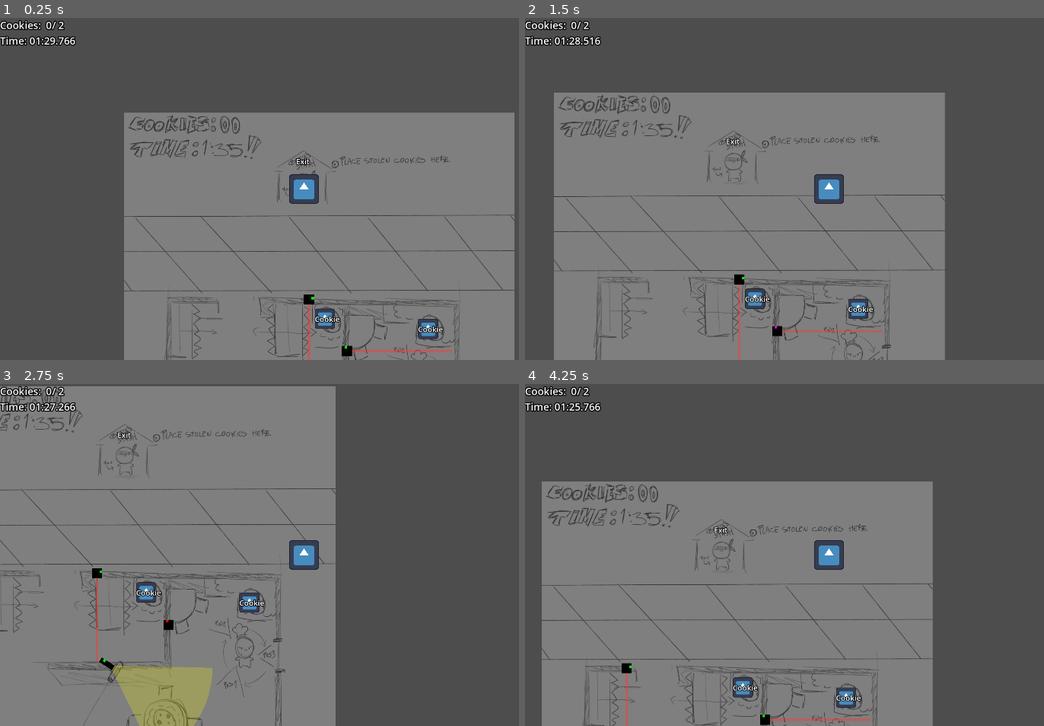
Above: before the commit, frames 1-4 (two rows, left to right).
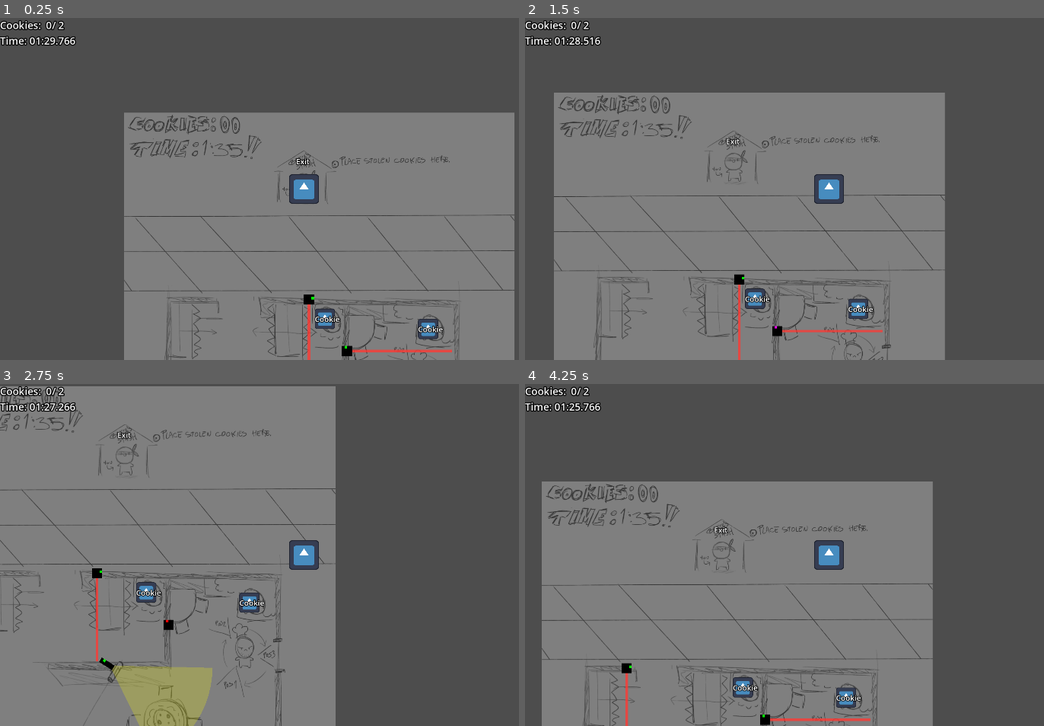
Above: after the commit, the same moments.

Repository: Fan-Dev1/BrackeysGameJam
Game: Godot game, scene res://levels/level_01.tscn
The game is run twice, just before and just after one commit, with the same random seed, the same clock (stepped at 60 frames per second) and the same inputs. The engine's default icon, where the game draws it, is replaced by a stand-in: a white triangle on a blue panel in a dark square.
Inputs:
- Up to frame 1 (0.25 s): no input
- Up to frame 2 (1.5 s): hold D (move_right) 0.53-1.28 s; hold S (move_down) from 1.28 s (still down)
- Up to frame 3 (2.75 s): release S (move_down) at 2.03 s; hold D (move_right) from 2.03 s (still down)
- Up to frame 4 (4.25 s): release D (move_right) at 2.78 s; hold W (move_up) 2.78-3.53 s; hold A (move_left) from 3.53 s (still down)

The runs differ from the first frame. In frame 1, 0.2% of the frame differs, in the area x 59-88%, y 83-100%; in frame 2, 0.2%; in frame 3, 0.1%; in frame 4, 0.2%.

Commit message:
small detection_beam adjustments

Diff:
--- a/core/detection_beam/detection_beam.gd
+++ b/core/detection_beam/detection_beam.gd
@@ -6,7 +6,7 @@
 
 @export var mode := Mode.BLINK_PATTERN : set = set_beam_mode
 @export var beam_enabled := true : set = set_beam_enabled
-@export var beam_length := 250.0 : set = set_beam_length
+@export var beam_length := 200.0 : set = set_beam_length
 
 ## even number = on duration in sec, odd number = off duration in sec[br]
 ## example: [0.4, 0.2, 1.0, 0.2] <=> on=0.4s -> off=0.2s -> on=1.0s -> off=0.2 -> repeat
--- a/core/detection_beam/detection_beam.tscn
+++ b/core/detection_beam/detection_beam.tscn
@@ -4,7 +4,7 @@
 [ext_resource type="Script" uid="uid://cqufeafed1a5a" path="res://core/blinking_led.gd" id="2_lgpul"]
 
 [sub_resource type="SegmentShape2D" id="SegmentShape2D_lgpul"]
-b = Vector2(250, 0)
+b = Vector2(200, 0)
 
 [node name="DetectionBeam" type="Area2D"]
 collision_layer = 0
@@ -33,12 +33,13 @@
 
 [node name="BeamLine2D" type="Line2D" parent="."]
 unique_name_in_owner = true
-points = PackedVector2Array(0, 0, 250, 0)
+points = PackedVector2Array(0, 0, 200, 0)
 width = 8.0
-default_color = Color(1, 0.223529, 0.2, 0.431373)
+default_color = Color(1, 0.223529, 0.2, 0.792157)
 
 [node name="BeamCollisionShape" type="CollisionShape2D" parent="."]
 unique_name_in_owner = true
+visible = false
 shape = SubResource("SegmentShape2D_lgpul")
 
 [connection signal="timeout" from="BlinkTimer" to="." method="_on_blink_timer_timeout"]
